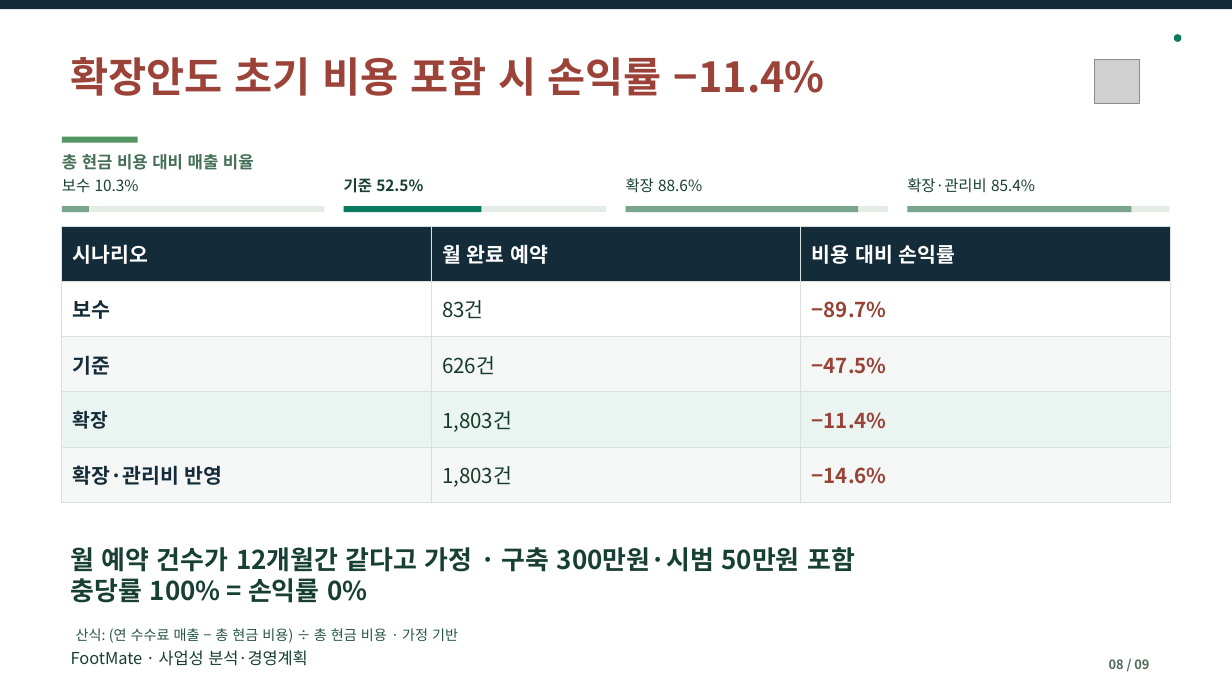
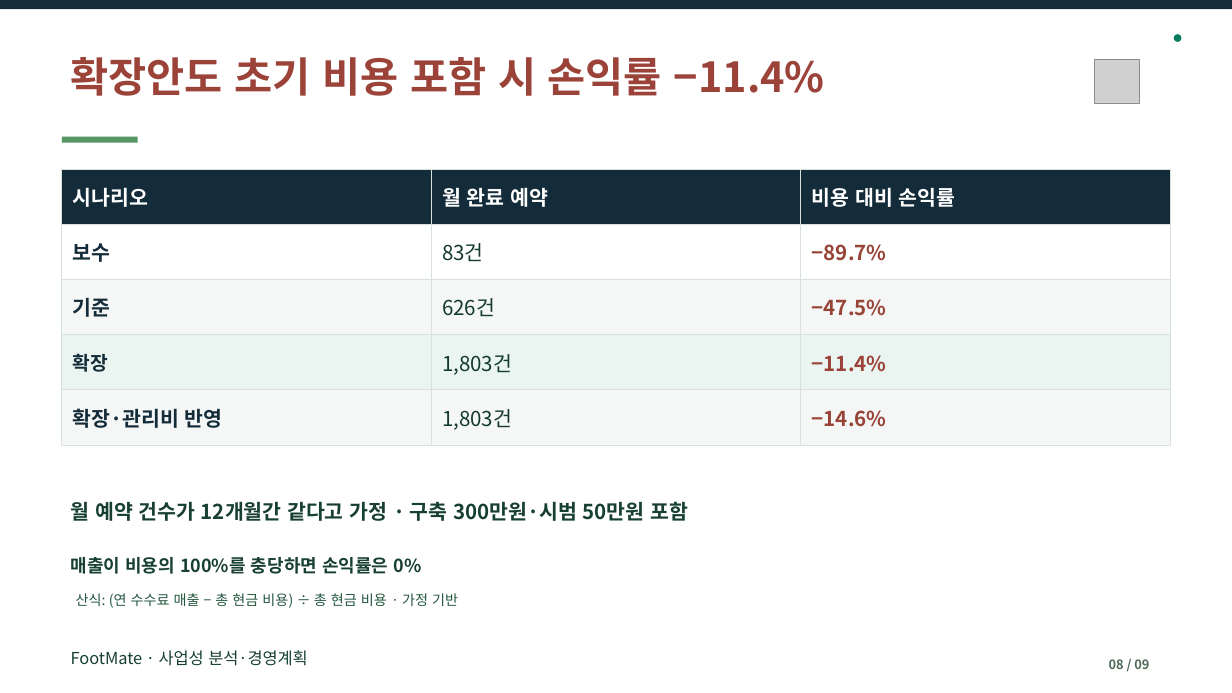
Before and after one commit to dohyunkimmm/footmate-case-study, a slide deck: slide 8 of src/case-study/downloads/footmate_report.pptx. Drawn at 1232x693 pixels with LibreOffice and Linux fonts; fonts in the diff are those of the drawing; grey boxes stand for pictures. Boxes give left, top, right and bottom in pixels: in the first picture for what was removed or moved away, otherwise in the second. Text is boxed around its words. In the diff, an @@ line names an element or a change of style, - is before the commit and + after.

```diff
--- a/src/case-study/downloads/footmate_report.pptx
+++ b/src/case-study/downloads/footmate_report.pptx
@@ table moved from (x1=62, y1=226, x2=1171, y2=503) to (x1=62, y1=169, x2=1171, y2=445) @@
@@ text removed at (x1=62, y1=154, x2=254, y2=170) @@
-총 현금 비용 대비 매출 비율
@@ text removed at (x1=62, y1=179, x2=139, y2=192) @@
-보수 10.3%
@@ text removed at (x1=344, y1=178, x2=423, y2=193) @@
-기준 52.5%
@@ text removed at (x1=626, y1=178, x2=702, y2=193) @@
-확장 88.6%
@@ text removed at (x1=907, y1=178, x2=1035, y2=193) @@
-확장·관리비 85.4%
@@ rectangle removed at (x1=62, y1=206, x2=324, y2=213) @@
@@ rectangle removed at (x1=62, y1=206, x2=89, y2=213) @@
@@ rectangle removed at (x1=344, y1=206, x2=606, y2=213) @@
@@ rectangle removed at (x1=344, y1=206, x2=482, y2=213) @@
@@ rectangle removed at (x1=626, y1=206, x2=888, y2=213) @@
@@ rectangle removed at (x1=626, y1=206, x2=859, y2=213) @@
@@ rectangle removed at (x1=908, y1=206, x2=1170, y2=213) @@
@@ rectangle removed at (x1=908, y1=206, x2=1132, y2=213) @@
@@ text at (x1=71, y1=501, x2=688, y2=574): text changed; size 20.2 to 16 pt @@
-월 예약 건수가 12개월간 같다고 가정 · 구축 300만원·시범 50만원 포함
-충당률 100% = 손익률 0%
+월 예약 건수가 12개월간 같다고 가정 · 구축 300만원·시범 50만원 포함
+매출이 비용의 100%를 충당하면 손익률은 0%
@@ text "산식: (연 수수료 매출 − ..." moved from (x1=76, y1=628, x2=458, y2=643) to (x1=76, y1=593, x2=458, y2=608) @@
```
Also in this commit, not shown: 2 other slides changed, 10 other files.
